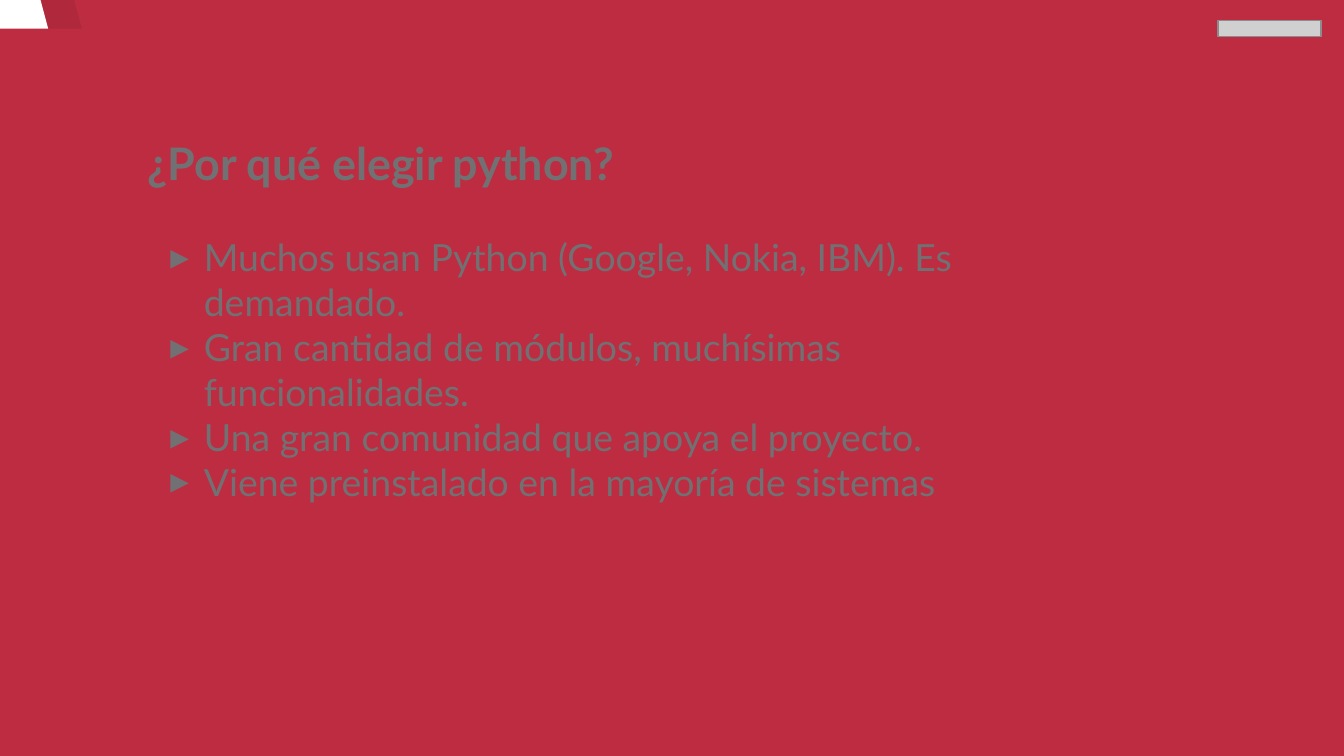
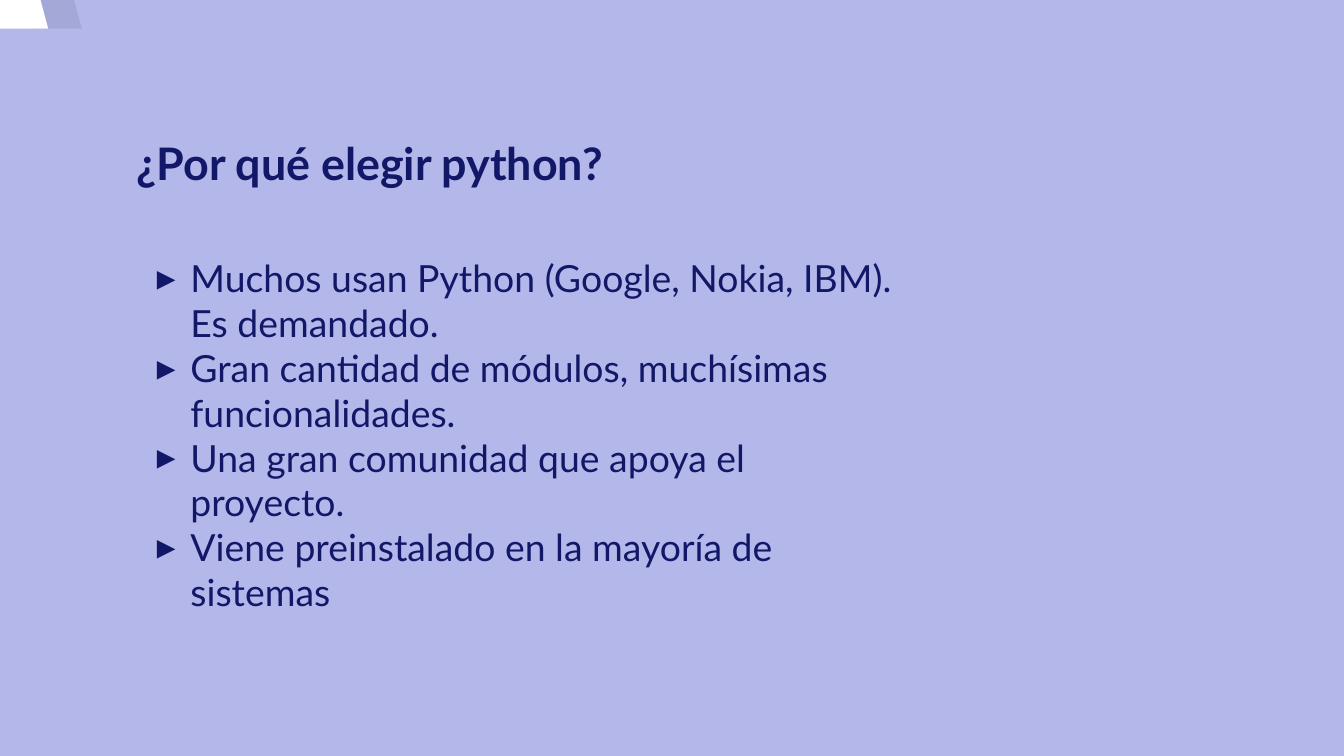
Before and after one commit to josedom24/curso_python3, a slide deck: slide 10 of curso/u1/u1.odp. Drawn at 1344x756 pixels with LibreOffice and Linux fonts; fonts in the diff are those of the drawing; grey boxes stand for pictures. Boxes give left, top, right and bottom in pixels: in the first picture for what was removed or moved away, otherwise in the second. Text is boxed around its words. In the diff, an @@ line names an element or a change of style, - is before the commit and + after.

```diff
--- a/curso/u1/u1.odp
+++ b/curso/u1/u1.odp
@@ background #BE2C42 to #B3B7E9 @@
@@ picture removed at [1218,20,1321,36] @@
@@ title added at [137,146,603,188], 24 pt, text #121867, bold @@
+¿Por qué elegir python?
@@ text added at [190,263,891,607], 20 pt, text #121867 @@
+▸ Muchos usan Python (Google, Nokia, IBM). Es demandado.
+▸ Gran cantidad de módulos, muchísimas funcionalidades.
+▸ Una gran comunidad que apoya el proyecto.
+▸ Viene preinstalado en la mayoría de sistemas
```
Also in this commit, not shown: 10 other slides changed, 1 other file.
